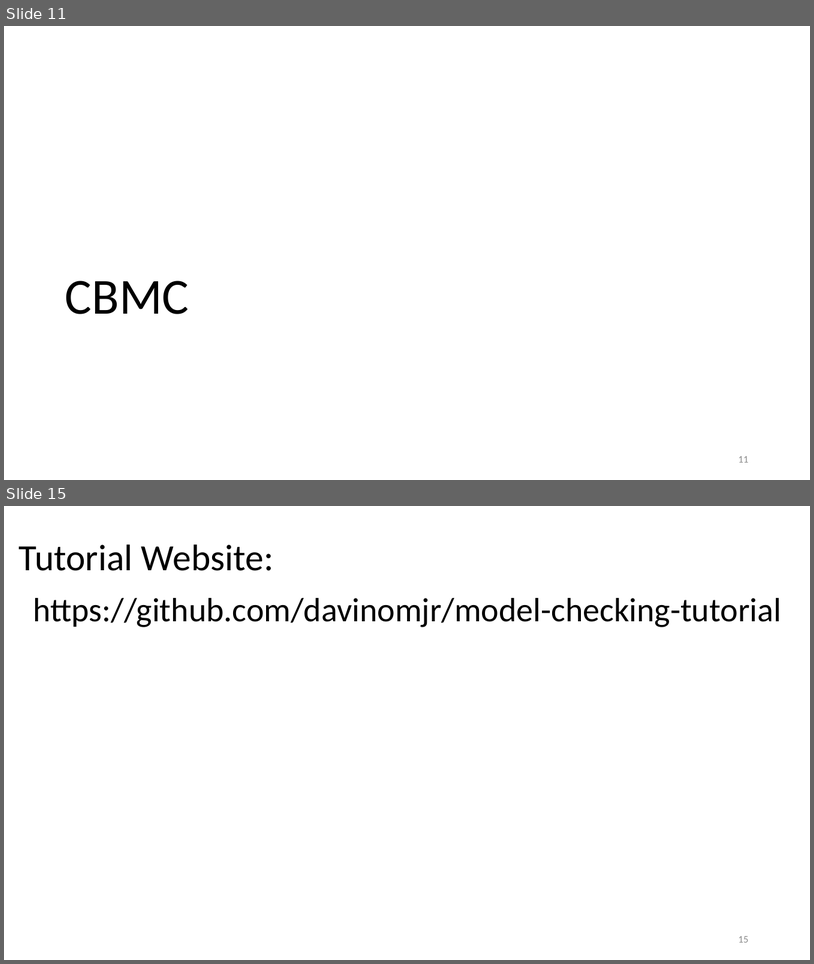
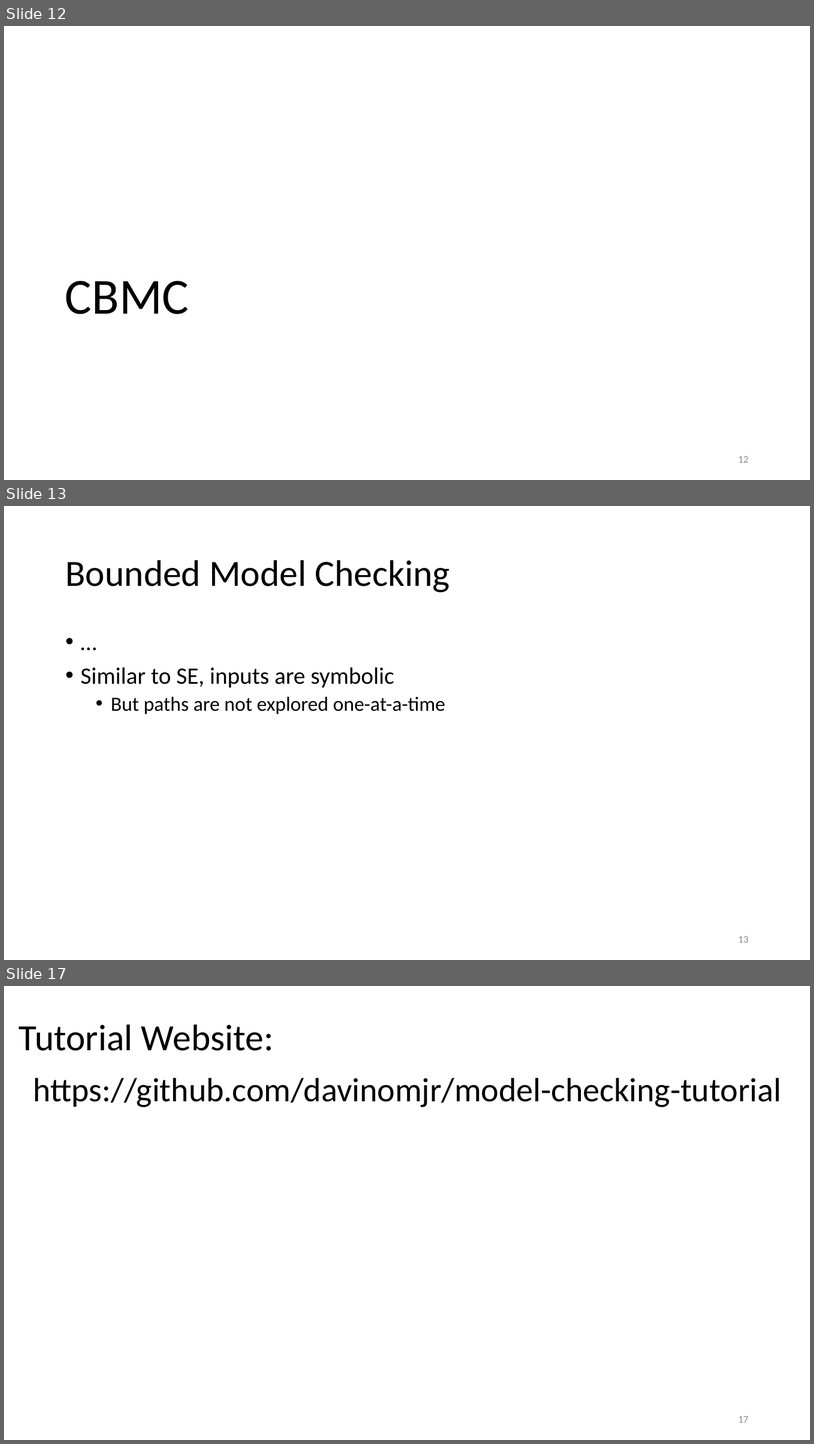
Before and after one commit to damorim/model-checking-tutorial, a slide deck: program-model-checking.pptx. Shown one above the other, each under a label of ours: slides 11 and 15 before the commit, slides 12, 13 and 17 after it; the slides between them are not shown. The pictures are 814x964 and 814x1444 pixels, drawn with LibreOffice and Linux fonts; fonts in the diff are those of the drawing. Boxes give left, top, right and bottom in pixels: in the first picture for what was removed or moved away, otherwise in the second. Text is boxed around its words. In the diff, an @@ line names an element or a change of style, - is before the commit and + after.

```diff
--- a/program-model-checking.pptx
+++ b/program-model-checking.pptx
@@ slide 13 added at (4,506,810,960), background #FFFFFF @@
@@ title added at (65,560,450,592), 44 pt, text #000000 @@
+Bounded Model Checking
@@ text added at (81,667,446,714), 24 pt, text #000000 @@
+• …
+• Similar to SE, inputs are symbolic
+  • But paths are not explored one-at-a-time
@@ page number added at (738,936,749,942), 12 pt, text #8C8C8C @@
+13
@@ what was slide 11 is now slide 12 @@
@@ page number at (738,456,749,462): text changed @@
-11
+12
@@ what was slide 15 is now slide 17 @@
@@ page number at (738,1416,749,1422): text changed @@
-15
+17
```
Also in this commit, not shown: 8 slides changed, 1 other slide added.
